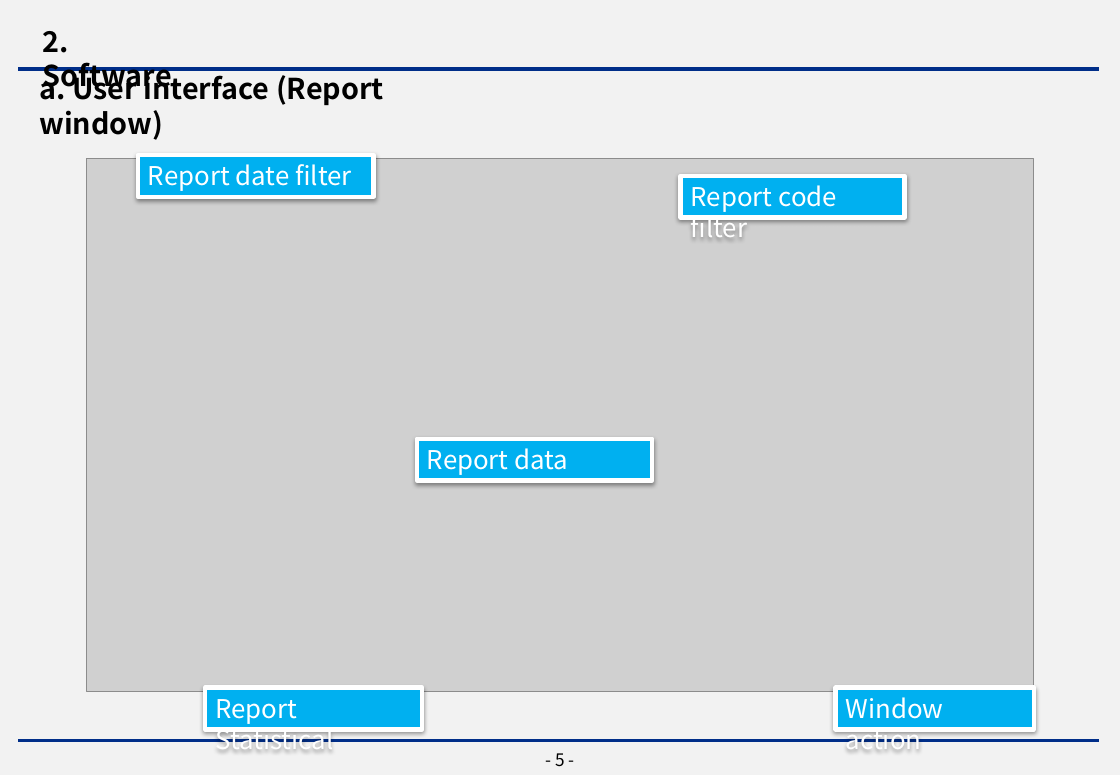
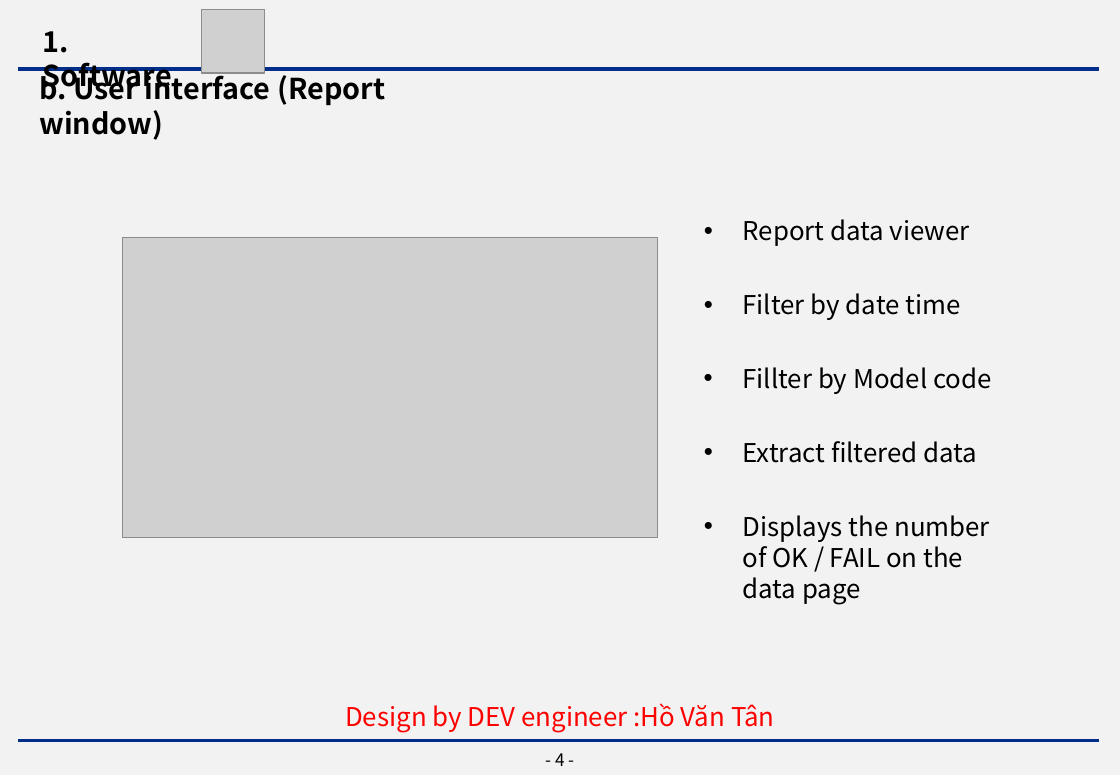
Before and after one commit to Paztty/Micom-Inline, a slide deck: slide 5 of 4. Report/A_MS part 1.pptx (slide 6 before the commit). Drawn at 1120x775 pixels with LibreOffice and Linux fonts; fonts in the diff are those of the drawing; grey boxes stand for pictures; background and template pictures are left out. Boxes give left, top, right and bottom in pixels: in the first picture for what was removed or moved away, otherwise in the second. Text is boxed around its words. In the diff, an @@ line names an element or a change of style, - is before the commit and + after.

```diff
--- a/4. Report/A_MS part 1.pptx
+++ b/4. Report/A_MS part 1.pptx
@@ picture added at [201, 9, 265, 73] @@
@@ text at [43, 31, 172, 94]: text changed @@
-2. Software
+1. Software
@@ text at [39, 70, 385, 140]: text changed @@
-a. User interface (Report window)
+b. User interface (Report window)
@@ rectangle removed at [138, 155, 373, 196] @@
-Report date filter
@@ rectangle removed at [680, 176, 905, 217] @@
-Report code filter
@@ picture: place and size @@
-picture at [86, 159, 1034, 692]
+picture at [122, 237, 658, 538]
@@ text added at [743, 219, 970, 246], 18 pt, text #000000 @@
+• Report data viewer
@@ text added at [743, 293, 960, 320], 18 pt, text #000000 @@
+• Filter by date time
@@ text added at [743, 367, 992, 394], 18 pt, text #000000 @@
+• Fillter by Model code
@@ rectangle removed at [417, 440, 653, 481] @@
-Report data
@@ text added at [743, 441, 977, 463], 18 pt, text #000000 @@
+• Extract filtered data
@@ text added at [743, 515, 990, 604], 18 pt, text #000000 @@
+• Displays the number of OK / FAIL on the data page
@@ rectangle removed at [206, 689, 423, 730] @@
-Report Statistical
@@ rectangle removed at [836, 689, 1034, 730] @@
-Window action
@@ text added at [345, 703, 775, 732], 18 pt, text #FF0000 @@
+Design by DEV engineer :Hồ Văn Tân
@@ page number at [555, 753, 565, 766]: text changed @@
-- 5 -
+- 4 -
```
Also in this commit, not shown: 4 other slides changed, 4 slides added, 7 slides removed, 21 other files.
